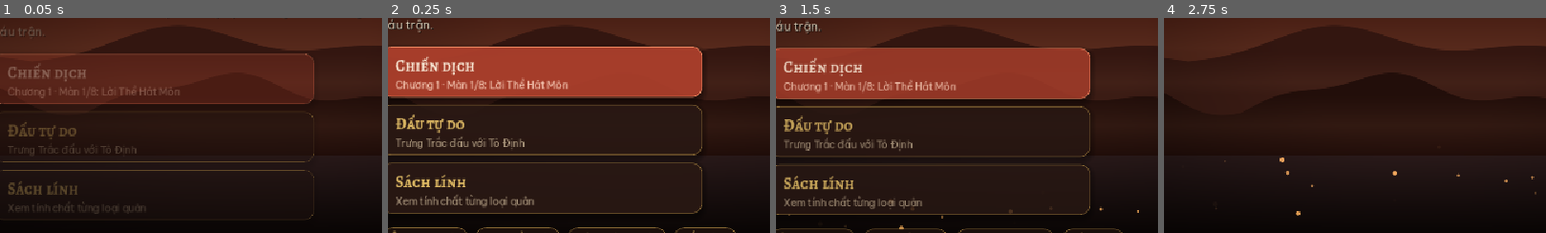
Above: before the commit, frames 1-4 (left to right).
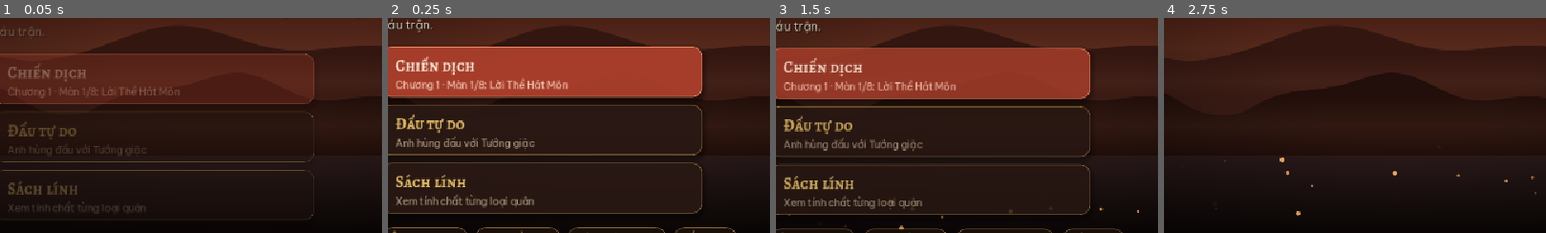
Above: after the commit, the same moments.

Repository: NguyenVanDo51/hon-song-nui
Game: Godot game, scene res://main.tscn
The game is run twice, just before and just after one commit, with the same random seed, the same clock (stepped at 60 frames per second) and the same inputs.
Inputs (mouse positions are % of the whole screen's width and height, from its top left):
- Up to frame 1 (0.05 s): no input
- Up to frame 2 (0.25 s): no input
- Up to frame 3 (1.5 s): click (38, 62) at 0.52 s; click "‹ Trở lại" at 1.25 s
- Up to frame 4 (2.75 s): click (38, 76) at 2.02 s
The pictures show only the part of the screen within x 18-68%, y 50-100%; the shares and areas given below are measured in that part.

The runs differ from the first frame. In frame 1, 0.3% of the frame differs, in the area x 2-39%, y 58-64%; in frame 2, 0.8%, in the area x 2-39%, y 55-61%; in frame 3, 0.8%; in frame 4, nothing differs.

Commit message:
two fixed commanders for every campaign: anhhung (hero) + tuonggiac (villain), one look + one stat line each; story names (Trưng Trắc, Tô Định, Mã Viện) only speak in dialogue; villain token = crimson ring + red glow; old saves map named commanders onto the fixed ones; unused per-mission hero stats removed
Co-Authored-By: Claude Opus 5.5 <noreply@anthropic.com>

Diff:
--- a/content/campaign/m01.gd
+++ b/content/campaign/m01.gd
@@ -9,7 +9,7 @@
 	"region": "Phúc Thọ",
 	"pos": [16, 30],
 	"history": "Mùa xuân năm 40, Hai Bà Trưng dựng cờ khởi nghĩa chống nhà Đông Hán. Tương truyền lễ thề diễn ra ở Hát Môn, nay thuộc Phúc Thọ, Hà Nội.",
-	"hero": "trungtrac",
+	"hero": "anhhung",
 	"enemyHero": null,
 	"newUnits": ["hero", "soldier"],
 	"allowed": { "p": [], "e": [] },
--- a/content/campaign/m02.gd
+++ b/content/campaign/m02.gd
@@ -9,8 +9,8 @@
 	"region": "Mê Linh",
 	"pos": [30, 19],
 	"history": "Mê Linh là quê của Hai Bà. Đuổi được quân Hán rồi, Trưng Trắc lên ngôi vua, đóng đô ở Mê Linh.",
-	"hero": "trungtrac",
-	"enemyHero": "todinh",
+	"hero": "anhhung",
+	"enemyHero": "tuonggiac",
 	"newUnits": ["archer"],
 	"allowed": { "p": ["soldier", "archer"], "e": ["soldier", "archer"] },
 	"gold": { "p": 400, "e": 100 },
--- a/content/campaign/m03.gd
+++ b/content/campaign/m03.gd
@@ -9,7 +9,7 @@
 	"region": "Hạ Lôi",
 	"pos": [41, 13],
 	"history": "Đền Hạ Lôi (Mê Linh) thờ Hai Bà Trưng. Tương truyền Hai Bà sinh ra ở làng này, mẹ là bà Man Thiện.",
-	"hero": "trungtrac",
+	"hero": "anhhung",
 	"enemyHero": null,
 	"newUnits": ["drum"],
 	"allowed": { "p": ["soldier", "archer", "drum"], "e": [] },
--- a/content/campaign/m04.gd
+++ b/content/campaign/m04.gd
@@ -9,8 +9,8 @@
 	"region": "Đông Anh",
 	"pos": [63, 23],
 	"history": "Cổ Loa (Đông Anh, Hà Nội) là kinh thành của An Dương Vương, nổi tiếng với thành hình xoáy ốc và nỏ thần.",
-	"hero": "trungtrac",
-	"enemyHero": "todinh",
+	"hero": "anhhung",
+	"enemyHero": "tuonggiac",
 	"newUnits": ["elephant"],
 	"allowed": { "p": ["soldier", "archer", "drum", "elephant"], "e": ["soldier", "archer", "drum", "elephant"] },
 	"gold": { "p": 650, "e": 150 },
--- a/content/campaign/m05.gd
+++ b/content/campaign/m05.gd
@@ -9,8 +9,8 @@
 	"region": "Tây Hồ",
 	"pos": [45, 46],
 	"history": "Một thuyết cho rằng hồ Lãng Bạc, nơi Hai Bà sau này đánh quân Mã Viện năm 42, chính là Hồ Tây.",
-	"hero": "trungtrac",
-	"enemyHero": "todinh",
+	"hero": "anhhung",
+	"enemyHero": "tuonggiac",
 	"newUnits": ["shaman"],
 	"allowed": {
 		"p": ["soldier", "archer", "drum", "elephant", "shaman"],
--- a/content/campaign/m06.gd
+++ b/content/campaign/m06.gd
@@ -9,8 +9,8 @@
 	"region": "Hai Bà Trưng",
 	"pos": [57, 54],
 	"history": "Đền Hai Bà Trưng ở Đồng Nhân nằm trong quận Hai Bà Trưng, quận mang tên Hai Bà.",
-	"hero": "trungtrac",
-	"enemyHero": "todinh",
+	"hero": "anhhung",
+	"enemyHero": "tuonggiac",
 	"newUnits": ["bird"],
 	"allowed": {
 		"p": ["soldier", "archer", "drum", "elephant", "shaman", "bird"],
--- a/content/campaign/m07.gd
+++ b/content/campaign/m07.gd
@@ -9,8 +9,8 @@
 	"region": "Long Biên",
 	"pos": [70, 44],
 	"history": "Long Biên là tên một huyện của quận Giao Chỉ thời Hán. Quận Long Biên ngày nay mang tên ấy.",
-	"hero": "trungtrac",
-	"enemyHero": "todinh",
+	"hero": "anhhung",
+	"enemyHero": "tuonggiac",
 	"newUnits": ["catapult"],
 	"allowed": {
 		"p": ["soldier", "archer", "drum", "shaman", "elephant", "bird", "catapult"],
--- a/content/campaign/m08.gd
+++ b/content/campaign/m08.gd
@@ -9,8 +9,8 @@
 	"region": "Luy Lâu",
 	"pos": [88, 45],
 	"history": "Luy Lâu (Thuận Thành, Bắc Ninh), sát phía đông Hà Nội ngày nay, là trị sở quận Giao Chỉ thời Hán.",
-	"hero": "trungtrac",
-	"enemyHero": "todinh",
+	"hero": "anhhung",
+	"enemyHero": "tuonggiac",
 	"newUnits": [],
 	"allowed": {
 		"p": ["soldier", "archer", "drum", "shaman", "elephant", "bird", "catapult"],
--- a/content/campaign/m09.gd
+++ b/content/campaign/m09.gd
@@ -7,7 +7,7 @@
 	"place": "Hợp Phố · bờ biển phía đông bắc",
 	"region": "Hợp Phố", "pos": [88, 12],
 	"history": "Năm 42, Mã Viện tập hợp hai vạn quân và hai nghìn thuyền ở Hợp Phố. Tương truyền nữ tướng Thánh Thiên được Trưng Vương giao giữ vùng này.",
-	"hero": "trungtrac", "enemyHero": null,
+	"hero": "anhhung", "enemyHero": null,
 	"newUnits": [],
 	"allowed": { "p": ["soldier", "archer", "drum", "shaman"], "e": [] },
 	"gold": { "p": 400, "e": 0 },
--- a/content/campaign/m10.gd
+++ b/content/campaign/m10.gd
@@ -7,7 +7,7 @@
 	"place": "An Biên · Hải Phòng",
 	"region": "An Biên", "pos": [80, 44],
 	"history": "Nữ tướng Lê Chân lập trang An Biên, luyện thủy binh ở cửa biển. Thành phố Hải Phòng ngày nay thờ bà như người mở đất.",
-	"hero": "trungtrac", "enemyHero": "mavien",
+	"hero": "anhhung", "enemyHero": "tuonggiac",
 	"newUnits": [],
 	"allowed": { "p": ["soldier", "archer", "drum", "shaman", "elephant"], "e": ["soldier", "archer", "elephant"] },
 	"gold": { "p": 500, "e": 250 }, "incomeMul": { "e": 0.85 },
--- a/content/campaign/m11.gd
+++ b/content/campaign/m11.gd
@@ -7,7 +7,7 @@
 	"place": "Tiên Phong · Phú Thọ",
 	"region": "Phú Thọ", "pos": [14, 20],
 	"history": "Bát Nàn, quê ở Tiên Phong (Phú Thọ), là nữ tướng của Hai Bà. Tương truyền bà giỏi cung nỏ, giữ các ải núi phía tây.",
-	"hero": "trungtrac", "enemyHero": "mavien",
+	"hero": "anhhung", "enemyHero": "tuonggiac",
 	"newUnits": [],
 	"allowed": { "p": ["soldier", "archer", "drum", "shaman", "elephant"], "e": ["soldier", "archer", "drum", "elephant"] },
 	"gold": { "p": 500, "e": 250 }, "incomeMul": { "e": 0.8 },
--- a/content/campaign/m12.gd
+++ b/content/campaign/m12.gd
@@ -7,7 +7,7 @@
 	"place": "Lãng Bạc · Tiên Du, Bắc Ninh (có thuyết là Hồ Tây)",
 	"region": "Lãng Bạc", "pos": [56, 32],
 	"history": "Năm 42, quân Hai Bà và quân Mã Viện đánh lớn ở Lãng Bạc. Sách cũ chép trận này rất ác liệt, hai bên tổn thất nặng.",
-	"hero": "trungtrac", "enemyHero": "mavien",
+	"hero": "anhhung", "enemyHero": "tuonggiac",
 	"newUnits": [],
 	"allowed": { "p": ["soldier", "archer", "drum", "shaman", "elephant", "bird", "catapult"], "e": ["soldier", "archer", "drum", "shaman", "elephant", "bird", "catapult"] },
 	"gold": { "p": 900, "e": 300 }, "incomeMul": { "e": 0.55 },
--- a/content/campaign/m13.gd
+++ b/content/campaign/m13.gd
@@ -7,7 +7,7 @@
 	"place": "Lãng Bạc · Bắc Ninh",
 	"region": "Phá vây", "pos": [64, 46],
 	"history": "Tương truyền nữ tướng Phùng Thị Chính sinh con ngay giữa trận Lãng Bạc, rồi địu con sau lưng, cầm gươm mở đường thoát vây.",
-	"hero": "trungtrac", "enemyHero": null,
+	"hero": "anhhung", "enemyHero": null,
 	"newUnits": [],
 	"allowed": { "p": [], "e": [] },
 	"gold": { "p": 0, "e": 0 },
--- a/content/campaign/m14.gd
+++ b/content/campaign/m14.gd
@@ -7,7 +7,7 @@
 	"place": "Từ Lãng Bạc về chân núi Ba Vì",
 	"region": "Rút quân", "pos": [36, 42],
 	"history": "Sau Lãng Bạc, quân Hai Bà rút về Cấm Khê, vùng núi thuộc Ba Vì ngày nay, để giữ lực lượng. Mã Viện bám theo không rời.",
-	"hero": "trungtrac", "enemyHero": "mavien",
+	"hero": "anhhung", "enemyHero": "tuonggiac",
 	"newUnits": [],
 	"allowed": { "p": ["soldier", "archer", "drum"], "e": [] },
 	"gold": { "p": 300, "e": 0 },
--- a/content/campaign/m15.gd
+++ b/content/campaign/m15.gd
@@ -7,7 +7,7 @@
 	"place": "Cấm Khê · Ba Vì, Hà Nội",
 	"region": "Cấm Khê", "pos": [14, 50],
 	"history": "Quân Hai Bà giữ Cấm Khê qua mùa đông năm 42. Mã Viện vây đánh nhiều lần, có cả máy bắn đá.",
-	"hero": "trungtrac", "enemyHero": "mavien",
+	"hero": "anhhung", "enemyHero": "tuonggiac",
 	"newUnits": [],
 	"allowed": { "p": ["soldier", "archer", "drum", "shaman", "elephant"], "e": [] },
 	"gold": { "p": 150, "e": 0 },
--- a/content/campaign/m16.gd
+++ b/content/campaign/m16.gd
@@ -7,7 +7,7 @@
 	"place": "Hát Môn · Phúc Thọ, Hà Nội",
 	"region": "Hát Giang", "pos": [26, 34],
 	"history": "Năm 43, Hai Bà thua trận cuối ở Cấm Khê, lui về Hát Môn. Tương truyền Hai Bà gieo mình xuống sông Hát chứ không chịu để giặc bắt.",
-	"hero": "trungtrac", "enemyHero": "mavien",
+	"hero": "anhhung", "enemyHero": "tuonggiac",
 	"newUnits": [],
 	"allowed": { "p": ["soldier", "archer", "drum", "shaman", "elephant"], "e": [] },
 	"gold": { "p": 0, "e": 0 },
--- a/content/skirmish_maps.gd
+++ b/content/skirmish_maps.gd
@@ -1,6 +1,6 @@
 extends RefCounted
 ## free-play maps (pick any hero). Built into a def by Content.skirmish_def(map_id, hero, easy).
-## Optional per map: "chapter" (enemy skin / wording, default c1), "enemyHero" (default: first enemy hero in the theme).
+## Optional per map: "chapter" (enemy skin / wording, default c1).
 ## New maps are 180° rotations of themselves so both sides start equal.
 
 const MAPS := {
@@ -26,7 +26,7 @@
 	"cua_bien": {
 		"name": "Cửa biển Lãng Bạc",
 		"blurb": "Lạch nước chia cắt, cầu hẹp, đối đầu Mã Viện.",
-		"chapter": "c2", "enemyHero": "mavien",
+		"chapter": "c2",
 		"rows": [
 			"~~~h.v.....rc.",
 			"~~.f.rrrrrrvr.",
@@ -46,7 +46,7 @@
 	"nui_rung": {
 		"name": "Núi rừng Cửu Chân",
 		"blurb": "Đèo núi, rừng rậm, quân Đông Hán của Tô Định chặn ải.",
-		"chapter": "c1", "enemyHero": "todinh",
+		"chapter": "c1",
 		"rows": [
 			"..........vrc.",
 			".rrrvrrrrrr.h.",
--- a/content/theme.gd
+++ b/content/theme.gd
@@ -22,7 +22,7 @@
 	"text": {
 		"enemyTurn": "Lượt quân Hán",
 		"skirmishTitle": "Đấu tự do · Đồng bằng sông Hồng",
-		"skirmishBlurb": "Trưng Trắc đấu với Tô Định",
+		"skirmishBlurb": "Anh hùng đấu với Tướng giặc",
 		"raiseVerb": "cứu thương",
 		"raiseButton": "🩹 Cứu thương",
 		"graveNote": "Lính ngã: thầy lang đứng cạnh có thể cứu dậy thành thương binh. Sau 2 vòng thì mất.",
@@ -120,18 +120,25 @@
 		"e": UNITS,
 	},
 	"heroes": {
-		# one commander for the whole game; the enemy commander looks the same in every chapter, only the name changes
-		"trungtrac": {
+		# exactly two commanders for every campaign: same look + stats everywhere. Story names live in "people".
+		"anhhung": {
 			"side": "p",
-			"name": "Trưng Trắc",
+			"name": "Anh hùng",
 			"icon": "👑",
-			"blurb": "Con gái Lạc tướng Mê Linh, quen đất trung du: đi đồi núi nhanh, đứng trên đồi, núi +10 thủ.",
+			"blurb": "Người cầm quân của ta trong mọi trận. Quen đất trung du: đi đồi núi nhanh, đứng trên đồi, núi +10 thủ.",
 		},
-		"todinh": { "side": "e", "name": "Tô Định", "icon": "🎖️", "blurb": "Thái thú Giao Chỉ, có thuyền lầu theo hầu: đi được trên sông." },
-		"mavien": { "side": "e", "name": "Mã Viện", "icon": "🎖️", "blurb": "Phục Ba tướng quân nhà Hán, có thuyền lầu theo hầu: đi được trên sông." },
+		"tuonggiac": {
+			"side": "e",
+			"name": "Tướng giặc",
+			"icon": "🪓",
+			"blurb": "Kẻ cầm đầu quân giặc trong mọi trận. Có thuyền lầu theo hầu: đi được trên sông.",
+		},
 	},
 	"people": {
 		# story voices (dialogue only); side "e" = speaks for the enemy
+		"trungtrac": { "name": "Trưng Trắc", "icon": "👑" },
+		"todinh": { "name": "Tô Định", "icon": "🎖️", "side": "e" },
+		"mavien": { "name": "Mã Viện", "icon": "🎖️", "side": "e" },
 		"trungnhi": { "name": "Trưng Nhị", "icon": "⚔️" },
 		"lechan": { "name": "Lê Chân", "icon": "⛵" },
 		"thanhthien": { "name": "Thánh Thiên", "icon": "🔥" },
--- a/scripts/core/content.gd
+++ b/scripts/core/content.gd
@@ -255,6 +255,16 @@
 const STATE_V := 2 # Game.new_game writes "v"; bump both when the saved state shape changes
 const WIN_TYPES := ["castles", "rout", "hero", "survive", "reach"]
 
+## saves from before the two-commander change named the commander per mission; same stats, so map onto the fixed ones
+const OLD_HEROES := { "trungtrac": "anhhung", "todinh": "tuonggiac", "mavien": "tuonggiac" }
+static func migrate_save(v: Dictionary) -> void:
+	var hk: Variant = v.get("state", {}).get("heroKey") if v.get("state") is Dictionary else null
+	if hk is Dictionary:
+		for side: String in hk:
+			hk[side] = OLD_HEROES.get(hk[side], hk[side])
+	if v.get("ctx") is Dictionary and v.ctx.has("hero"):
+		v.ctx.hero = OLD_HEROES.get(v.ctx.hero, v.ctx.hero)
+
 ## a save still matches the shipped content: same state version + shape, known win type / unit types, its mission
 ## still exists, every commander key is still a hero in theme and rules, every tile is known
 static func save_fits(v: Dictionary) -> bool:
--- a/scripts/core/rules.gd
+++ b/scripts/core/rules.gd
@@ -31,23 +31,11 @@
 }
 const BUY_ORDER := ["soldier", "archer", "drum", "shaman", "elephant", "bird", "catapult"]
 
-## hero stat overrides (merged over UNITS.hero). tBonus = extra def on terrain, guard = +def to adjacent allies
+## the two commanders, same in every campaign (merged over UNITS.hero). Only intro dialogue changes per mission.
+## tBonus = extra def on terrain, guard = +def to adjacent allies, aura = +atk to adjacent allies
 const HEROES := {
-	"trungtrac": { "atk": 60, "def": 20, "mv": 5, "move": "mount", "tBonus": { "h": 10, "m": 10 } },
-	"trungnhi": { "atk": 70, "def": 15, "mv": 6, "move": "foot" },
-	"lechan": { "atk": 60, "def": 20, "mv": 5, "move": "water", "guard": 10 },
-	"todinh": { "atk": 65, "def": 20, "mv": 5, "move": "water" },
-	"huyenlenh": { "atk": 55, "def": 15, "mv": 5, "move": "water" },
-	"douy": { "atk": 55, "def": 25, "mv": 4, "move": "foot", "tBonus": { "f": 15 } },
-	"hieuuy": { "atk": 65, "def": 15, "mv": 6, "move": "foot" },
-	# chapter 2–3 (aura = +10 atk to adjacent allies, rmax 2 = shoots like an archer)
-	"thanhthien": { "atk": 60, "def": 20, "mv": 5, "move": "foot", "aura": 10 },
-	"batnan": { "atk": 55, "def": 15, "mv": 5, "move": "mount", "rmin": 1, "rmax": 2, "antiAir": 20 },
-	"phungthichinh": { "atk": 60, "def": 20, "mv": 5, "move": "foot", "tBonus": { "f": 10, "h": 10 } },
-	"mavien": { "atk": 65, "def": 20, "mv": 5, "move": "water" }, # same commander profile as todinh (one enemy commander look)
-	"luulong": { "atk": 62, "def": 18, "mv": 6, "move": "foot" },
-	"doanchi": { "atk": 58, "def": 20, "mv": 5, "move": "water" },
-	"lucdan": { "atk": 66, "def": 24, "mv": 5, "move": "foot", "guard": 10 },
+	"anhhung": { "atk": 60, "def": 20, "mv": 5, "move": "mount", "tBonus": { "h": 10, "m": 10 } }, # ours: the hero
+	"tuonggiac": { "atk": 65, "def": 20, "mv": 5, "move": "water" }, # theirs: the villain
 }
 
 const RULES := {
--- a/scripts/ui/store.gd
+++ b/scripts/ui/store.gd
@@ -83,6 +83,7 @@
 		return null
 	var v: Variant = str_to_var(FileAccess.get_file_as_string(SAVE))
 	if v is Dictionary and v.has("state") and v.state is Dictionary and v.state.get("winner") == null:
+		Content.migrate_save(v)
 		if fits_content(v):
 			return v
 		clear_game() # written by an older content set (removed mission / commander): drop it instead of crashing
--- a/scripts/ui/token.gd
+++ b/scripts/ui/token.gd
@@ -5,6 +5,8 @@
 
 const HERO_GLOW := Color("#ffd76a")
 const HERO_RING := Color("#f3c95c")
+const FOE_GLOW := Color("#ff4a36") # the enemy commander (villain): red glow + crimson ring instead of gold
+const FOE_RING := Color("#d23a2c")
 
 var side := "p"
 var type := "soldier"
@@ -40,23 +42,24 @@
 	var fac: Dictionary = Draw.pal().factions[p_side]
 	var look := Content.unit_type_look(p_side, p_type, p_hero)
 	var hero := p_type == "hero"
+	var foe := hero and p_side == "e"
 	var R := T * 0.4
 	var al: float = o.get("alpha", 1.0)
 	if o.get("shadow", true):
 		Draw.ellipse(ci, c + Vector2(0, R * 0.95), R * 0.85, R * 0.28, Color(0, 0, 0, 0.4 * al))
 	var bc := Vector2(c.x, c.y - float(o.get("bob", 0.0)))
 	if (hero or o.get("glow", false)) and o.get("halo", true):
-		halo(ci, bc, T, HERO_GLOW if hero else fac.glow, al)
+		halo(ci, bc, T, (FOE_GLOW if foe else HERO_GLOW) if hero else fac.glow, al)
 	var b1: Color = fac.body2
 	var b0: Color = fac.body
 	b1.a *= al
 	b0.a *= al
 	Draw.radial(ci, bc, R, [[0.0, b1], [0.55, b1.lerp(b0, 0.6)], [1.0, b0]], 32, Vector2.ONE, Vector2(-R * 0.35, -R * 0.45))
-	var ring: Color = HERO_RING if hero else fac.ring
+	var ring: Color = (FOE_RING if foe else HERO_RING) if hero else fac.ring
 	ring.a *= al
 	ci.draw_arc(bc, R, 0, TAU, 40, ring, maxf(2.5, T * 0.09) if hero else maxf(1.5, T * 0.05), true)
 	if hero:
-		ci.draw_arc(bc, R - T * 0.06, 0, TAU, 40, Color(1, 0.953, 0.753, al), 1.0, true)
+		ci.draw_arc(bc, R - T * 0.06, 0, TAU, 40, Color(0.1, 0.02, 0.02, al) if foe else Color(1, 0.953, 0.753, al), 1.0, true)
 	# gloss
 	Draw.ellipse(ci, bc + Vector2(-R * 0.2, -R * 0.5), R * 0.55, R * 0.25, Color(1, 1, 1, 0.13 * al), -0.3, 20)
 	var tex := image(look.get("img"))
@@ -157,6 +160,6 @@
 			tl = inv * (st * tl).round()
 		ci.draw_texture_rect_region(tex, Rect2(sh, Vector2(half, half) * 2.0), cells.shadow, Color(1, 1, 1, alpha))
 		if type == "hero":
-			Token.halo(ci, tl + Vector2(half, half), T * sc, Token.HERO_GLOW, alpha)
+			Token.halo(ci, tl + Vector2(half, half), T * sc, Token.FOE_GLOW if side == "e" else Token.HERO_GLOW, alpha)
 		ci.draw_texture_rect_region(tex, Rect2(tl, Vector2(half, half) * 2.0), r, Color(1, 1, 1, alpha))
 		return true
--- a/sim/tests.gd
+++ b/sim/tests.gd
@@ -102,13 +102,15 @@
 				eq(Content.unit_type_look("e", ty, null).name, Content.unit_type_look("p", ty, null).name, ty)
 				eq(Content.unit_type_look("e", ty, null).icon, Content.unit_type_look("p", ty, null).icon, ty)
 		Content.use_chapter("c1")
-		eq(Content.heroes_of("p"), ["trungtrac"])
+		# exactly two commanders across every campaign + skirmish: one look + one stat line per side
+		eq(Content.heroes_of("p"), ["anhhung"])
+		eq(Content.heroes_of("e"), ["tuonggiac"])
+		eq(Rules.HEROES.keys(), ["anhhung", "tuonggiac"])
 		for m: Dictionary in Content.campaign():
-			eq(m.hero, "trungtrac", m.id)
-			if m.enemyHero != null:
-				eq(m.enemyHero, "todinh" if Content.chapter_of(m) == "c1" else "mavien", m.id)
-		eq(Content.hero_look("todinh").icon, Content.hero_look("mavien").icon)
-		eq(Rules.HEROES.todinh, Rules.HEROES.mavien)
+			eq(m.hero, "anhhung", m.id)
+			check(m.enemyHero == null or m.enemyHero == "tuonggiac", m.id + " enemy commander")
+		for mid: String in Content.SKIRMISH.MAPS:
+			eq(Content.skirmish_def(mid, "anhhung", false).enemyHero, "tuonggiac", mid)
 	)
 	run("reach: hero on the goal wins, time runs out loses", func() -> void:
 		var s := Game.new_game(Content.mission("m13"))
@@ -208,7 +210,7 @@
 
 # ---------- rules ----------
 func blank(units: Array) -> Dictionary:
-	var s := Game.new_game(Content.skirmish_def("dong_bang", "trungnhi", false))
+	var s := Game.new_game(Content.skirmish_def("dong_bang", "anhhung", false))
 	s.tiles = []
 	for y in 6:
 		s.tiles.append([".", ".", ".", ".", ".", "."])
@@ -282,7 +284,10 @@
 	)
 	run("buffs_at (UI) agrees with damage(): drum aura +10 atk, guard hero +10 def, only when adjacent", func() -> void:
 		var s := blank([["p", "soldier", 1, 1], ["p", "drum", 1, 2], ["e", "soldier", 2, 1], ["e", "hero", 3, 1]])
-		s.heroKey.e = "lucdan" # guard 10
+		var heroes: Dictionary = Rules.HEROES.duplicate(true)
+		heroes["guard_test"] = { "atk": 60, "def": 20, "mv": 5, "move": "foot", "guard": 10 } # rule still supported, no live commander uses it
+		Game.use_tables(Rules.UNITS, heroes, Rules.RULES, Rules.TERRAIN)
+		s.heroKey.e = "guard_test"
 		var a: Dictionary = s.units[0]
 		var d: Dictionary = s.units[2]
 		var ba := Game.buffs_at(s, a, 1, 1)
@@ -295,6 +300,7 @@
 		eq(Game.buffs_at(s, a, 0, 0).atk, 0) # (0,0) is not next to the drum at (1,2)
 		eq(Content.traits("drum", null).any(func(t: String) -> bool: return "+10 công" in t), true)
 		eq(Content.how_to_play("archer") != "", true)
+		Game.use_tables(Rules.UNITS, Rules.HEROES, Rules.RULES, Rules.TERRAIN)
 	)
 	run("path_for walks through an ally (the drawn route used to lose its start there)", func() -> void:
 		var s := blank([["p", "soldier", 1, 1], ["p", "archer", 2, 1], ["e", "soldier", 5, 4]])
@@ -368,9 +374,9 @@
 	)
 	run("goal / end texts: every win type has copy, unknown types fall back", func() -> void:
 		for t: String in Content.WIN_TYPES:
-			check(Content.goal_text({ "type": t, "turns": 5, "at": [[0, 0]] }, "brief", { "p": "trungtrac", "e": "todinh" }) != t, "brief copy " + t)
-			check(Content.goal_text({ "type": t, "turns": 5, "at": [[0, 0]] }, "bar", { "p": "trungtrac", "e": "todinh" }, { "n": 1, "left": 2 }) != t, "bar copy " + t)
-		eq(Content.goal_text({ "type": "teleport" }, "brief", { "p": "trungtrac", "e": null }), "teleport")
+			check(Content.goal_text({ "type": t, "turns": 5, "at": [[0, 0]] }, "brief", { "p": "anhhung", "e": "tuonggiac" }) != t, "brief copy " + t)
+			check(Content.goal_text({ "type": t, "turns": 5, "at": [[0, 0]] }, "bar", { "p": "anhhung", "e": "tuonggiac" }, { "n": 1, "left": 2 }) != t, "bar copy " + t)
+		eq(Content.goal_text({ "type": "teleport" }, "brief", { "p": "anhhung", "e": null }), "teleport")
 		check(Content.tile_note("c").find("tướng") >= 0, "castle note names who captures")
 	)
 	run("save round-trip keeps types", func() -> void:
@@ -384,8 +390,14 @@
 		var s := Game.new_game(Content.mission("m03"))
 		check(Content.save_fits({ "state": s, "ctx": { "kind": "campaign", "id": "m03" } }), "current save fits")
 		var old: Dictionary = s.duplicate(true)
-		old.heroKey.p = "trungnhi" # m03's commander before the one-commander change
-		check(not Content.save_fits({ "state": old, "ctx": { "kind": "campaign", "id": "m03" } }), "old commander refused")
+		old.heroKey.p = "trungnhi" # unknown commander key
+		check(not Content.save_fits({ "state": old, "ctx": { "kind": "campaign", "id": "m03" } }), "unknown commander refused")
+		# saves from before the two-commander change: named commanders map onto the fixed ones (same stats)
+		var named: Dictionary = { "state": s.duplicate(true), "ctx": { "kind": "skirmish", "hero": "trungtrac", "easy": false } }
+		named.state.heroKey = { "p": "trungtrac", "e": "mavien" }
+		Content.migrate_save(named)
+		eq([named.state.heroKey.p, named.state.heroKey.e, named.ctx.hero], ["anhhung", "tuonggiac", "anhhung"])
+		check(Content.save_fits(named), "migrated save fits")
 		check(not Content.save_fits({ "state": s, "ctx": { "kind": "campaign", "id": "m20" } }), "removed mission refused")
 		check(not Content.save_fits({ "state": s, "ctx": { "kind": "skirmish", "hero": "lechan", "easy": false } }), "old skirmish hero refused")
 		eq(Content.hero_look("lechan").name, "lechan") # stale key: placeholder, no crash
Not shown, changed: docs/content.md
